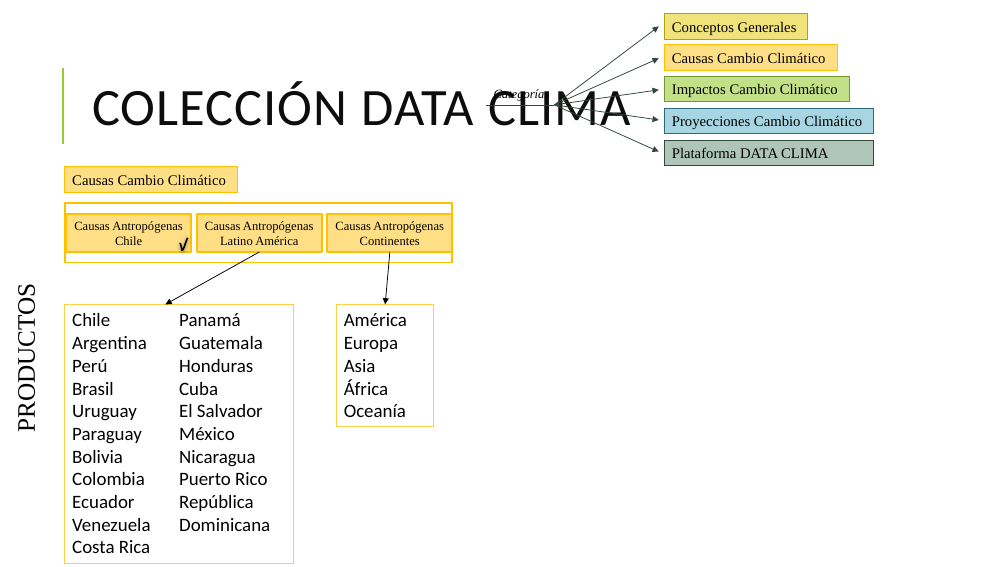
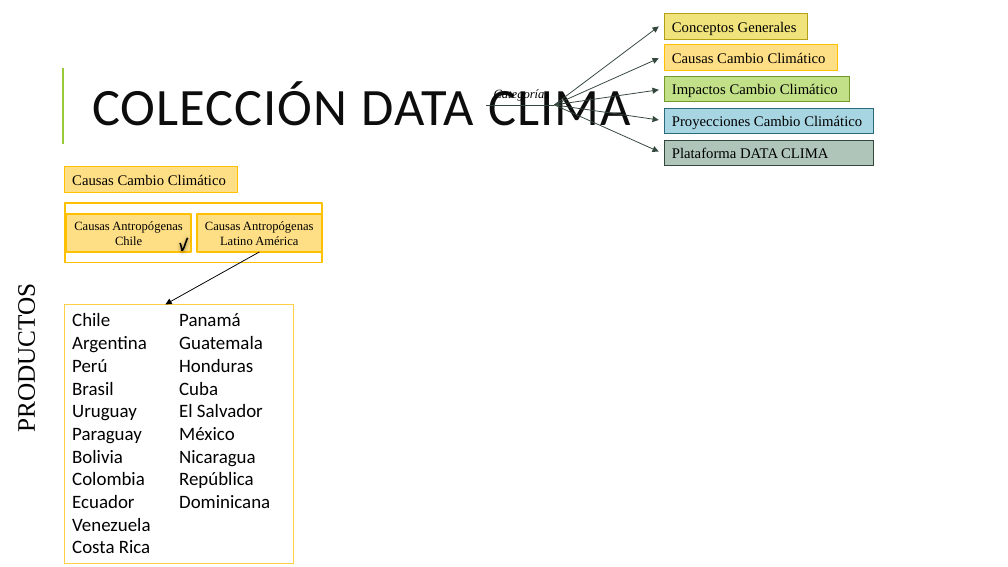
Before and after one commit to Sud-Austral/DATA-ICC, a slide deck: slide 3 of Organización DATA CLIMA.pptx. Drawn at 1008x567 pixels with LibreOffice and Linux fonts; fonts in the diff are those of the drawing. Boxes give left, top, right and bottom in pixels: in the first picture for what was removed or moved away, otherwise in the second. Text is boxed around its words. In the diff, an @@ line names an element or a change of style, - is before the commit and + after.

```diff
--- a/Organización DATA CLIMA.pptx
+++ b/Organización DATA CLIMA.pptx
@@ rectangle: place and size @@
-rectangle at [65,203,452,263]
+rectangle at [65,203,322,263]
@@ rectangle removed at [327,214,452,252] @@
-Causas Antropógenas Continentes
@@ arrow removed from (390, 252) to (386, 305) @@
@@ rectangle removed at [337,305,434,427] @@
-América
-Europa
-Asia
-África
-Oceanía
@@ text in rectangle at [179,472,267,485]: paragraph removed @@
-Puerto Rico
```
Also in this commit, not shown: 2 other slides changed, 16 other files.
